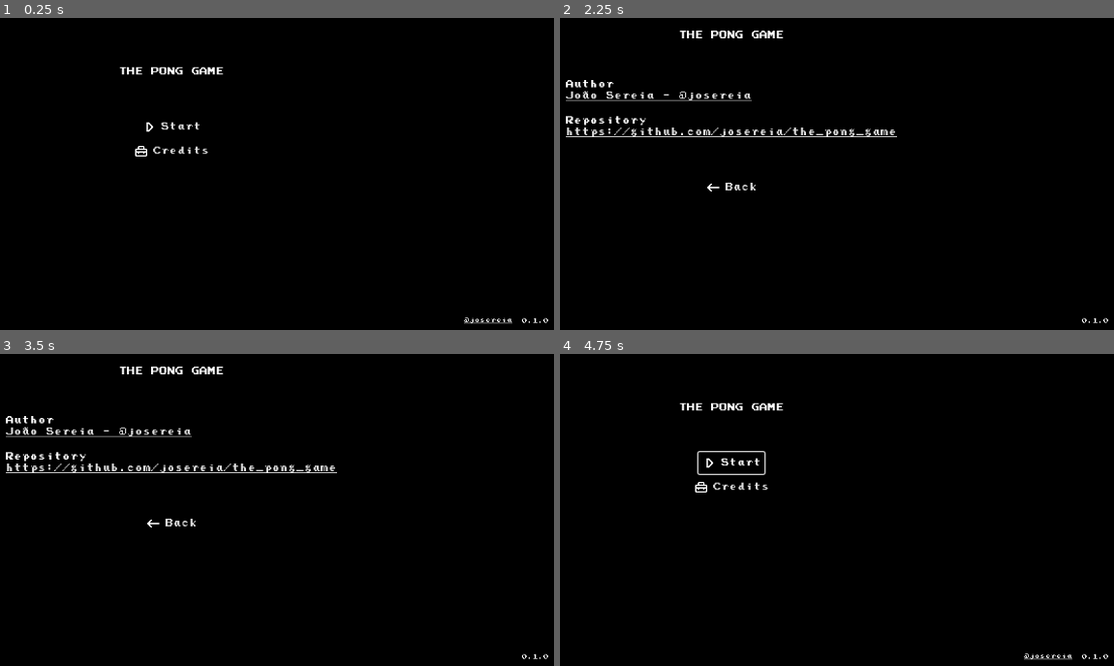
Above: before the commit, frames 1-4 (two rows, left to right).
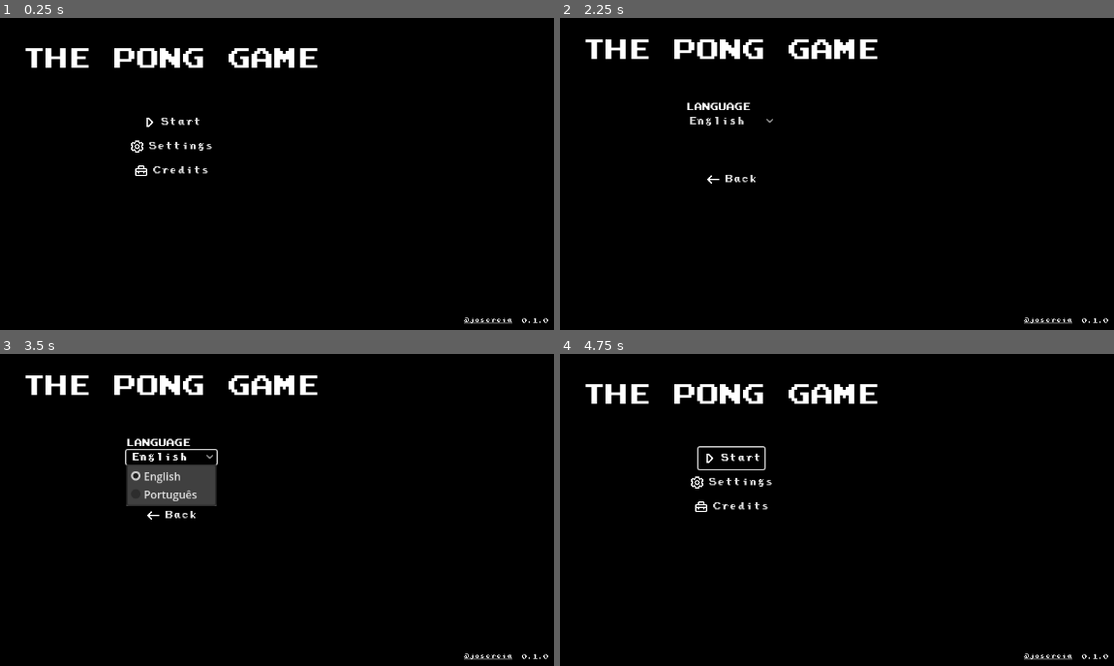
Above: after the commit, the same moments.

Repository: josereia/the_pong_game
Game: Godot game, scene res://scenes/main.tscn
Same seed, same stepped clock (60 frames per second), same inputs: the game is played once before the commit and once after it.
Inputs (mouse positions are in pixels of both pictures, inside the frame that each line leads up to):
- Up to frame 1 (0.25 s): no input
- Up to frame 2 (2.25 s): click "Credits" at 0.5 s; click "Back" at 1.25 s; click (731, 145) at 2 s, where only the run after the commit has a clickable "Settings"
- Up to frame 3 (3.5 s): click (171, 456) at 2.75 s, where only the run after the commit has a clickable "English"
- Up to frame 4 (4.75 s): click "Back" at 3.5 s; click "Start" at 4.25 s

The runs differ from the first frame. In frame 1, 2.7% of the frame differs, in the area x 4-58%, y 9-51%; in frame 2, 4.4%; in frame 3, 6.4%, in the area x 1-93%, y 4-99%; in frame 4, 3.1%.

Commit message:
feat(scenes/settings): add the settings scene with language selector

Diff:
--- a/scenes/credits.tscn
+++ b/scenes/credits.tscn
@@ -34,7 +34,7 @@
 [node name="Title" type="Label" parent="CenterContainer"]
 layout_mode = 2
 theme = ExtResource("1_vwpw4")
-theme_type_variation = &"HeaderLarge"
+theme_override_font_sizes/font_size = 34
 text = "The Pong Game"
 horizontal_alignment = 1
 vertical_alignment = 1
@@ -53,7 +53,6 @@
 [node name="RepositoryLabel" type="Label" parent="CenterContainer/VBoxContainer/AuthorContainer"]
 layout_mode = 2
 theme = ExtResource("1_vwpw4")
-theme_override_font_sizes/font_size = 12
 text = "AUTHOR"
 vertical_alignment = 1
 
@@ -70,7 +69,6 @@
 [node name="RepositoryLabel" type="Label" parent="CenterContainer/VBoxContainer/RepositoryContainer"]
 layout_mode = 2
 theme = ExtResource("1_vwpw4")
-theme_override_font_sizes/font_size = 12
 text = "REPOSITORY"
 vertical_alignment = 1
 
--- a/scenes/main.tscn
+++ b/scenes/main.tscn
@@ -1,8 +1,9 @@
-[gd_scene load_steps=5 format=3 uid="uid://blpyqrycddmlj"]
+[gd_scene load_steps=6 format=3 uid="uid://blpyqrycddmlj"]
 
 [ext_resource type="Theme" uid="uid://cgyjt8d4iodac" path="res://styles/theme.tres" id="1_luhml"]
 [ext_resource type="Script" path="res://scripts/main.gd" id="1_xt7vi"]
 [ext_resource type="Texture2D" uid="uid://b12ierx2ee0h" path="res://assets/play.png" id="2_jfqm4"]
+[ext_resource type="Texture2D" uid="uid://orqsbn61l8vv" path="res://assets/settings.png" id="4_yiryf"]
 [ext_resource type="Texture2D" uid="uid://chixswvfni3fn" path="res://assets/suitcase.png" id="5_uf8sb"]
 
 [node name="Main" type="Control"]
@@ -31,7 +32,7 @@
 [node name="Title" type="Label" parent="CenterContainer"]
 layout_mode = 2
 theme = ExtResource("1_luhml")
-theme_type_variation = &"HeaderLarge"
+theme_override_font_sizes/font_size = 34
 text = "The Pong Game"
 horizontal_alignment = 1
 vertical_alignment = 1
@@ -49,6 +50,15 @@
 theme = ExtResource("1_luhml")
 text = "START"
 icon = ExtResource("2_jfqm4")
+flat = true
+
+[node name="SettingsButton" type="Button" parent="CenterContainer/VBoxContainer"]
+layout_mode = 2
+size_flags_horizontal = 4
+size_flags_vertical = 4
+theme = ExtResource("1_luhml")
+text = "SETTINGS"
+icon = ExtResource("4_yiryf")
 flat = true
 
 [node name="CreditsButton" type="Button" parent="CenterContainer/VBoxContainer"]
@@ -83,4 +93,5 @@
 text = "@josereia"
 uri = "https://github.com/josereia"
 
+[connection signal="pressed" from="CenterContainer/VBoxContainer/SettingsButton" to="." method="_on_settings_button_pressed"]
 [connection signal="pressed" from="CenterContainer/VBoxContainer/CreditsButton" to="." method="_on_credits_button_pressed"]
--- /dev/null
+++ b/scenes/settings.tscn
@@ -0,0 +1,99 @@
+[gd_scene load_steps=4 format=3 uid="uid://bpuw7jd3803au"]
+
+[ext_resource type="Script" path="res://scripts/settings.gd" id="1_vtn88"]
+[ext_resource type="Theme" uid="uid://cgyjt8d4iodac" path="res://styles/theme.tres" id="2_qhiu2"]
+[ext_resource type="Texture2D" uid="uid://bxpnvnt8bi1an" path="res://assets/left-arrow.png" id="3_cu2uc"]
+
+[node name="Settings" type="Control"]
+layout_mode = 3
+anchors_preset = 15
+anchor_right = 1.0
+anchor_bottom = 1.0
+grow_horizontal = 2
+grow_vertical = 2
+script = ExtResource("1_vtn88")
+
+[node name="ColorRect" type="ColorRect" parent="."]
+custom_minimum_size = Vector2(1152, 648)
+offset_right = 1152.0
+offset_bottom = 648.0
+color = Color(0, 0, 0, 1)
+
+[node name="CenterContainer" type="VBoxContainer" parent="."]
+custom_minimum_size = Vector2(1152, 648)
+offset_right = 1152.0
+offset_bottom = 648.0
+size_flags_horizontal = 3
+size_flags_vertical = 3
+theme = ExtResource("2_qhiu2")
+theme_override_constants/separation = 60
+alignment = 1
+
+[node name="TitleLabel" type="Label" parent="CenterContainer"]
+layout_mode = 2
+theme = ExtResource("2_qhiu2")
+theme_override_font_sizes/font_size = 34
+text = "The Pong Game"
+horizontal_alignment = 1
+vertical_alignment = 1
+uppercase = true
+
+[node name="VBoxContainer" type="VBoxContainer" parent="CenterContainer"]
+layout_mode = 2
+size_flags_horizontal = 4
+size_flags_vertical = 4
+theme_override_constants/separation = 24
+
+[node name="LanguageContainer" type="VBoxContainer" parent="CenterContainer/VBoxContainer"]
+layout_mode = 2
+size_flags_vertical = 4
+
+[node name="LanguageLabel" type="Label" parent="CenterContainer/VBoxContainer/LanguageContainer"]
+layout_mode = 2
+theme = ExtResource("2_qhiu2")
+text = "LANGUAGE"
+vertical_alignment = 1
+
+[node name="LanguageOptionButton" type="OptionButton" parent="CenterContainer/VBoxContainer/LanguageContainer"]
+layout_mode = 2
+theme = ExtResource("2_qhiu2")
+flat = true
+item_count = 2
+selected = 0
+popup/item_0/text = "English"
+popup/item_0/id = 1
+popup/item_1/text = "Português"
+popup/item_1/id = 2
+
+[node name="BackButton" type="Button" parent="CenterContainer"]
+layout_mode = 2
+size_flags_horizontal = 4
+size_flags_vertical = 4
+theme = ExtResource("2_qhiu2")
+text = "BACK"
+icon = ExtResource("3_cu2uc")
+flat = true
+
+[node name="VersionLabel" type="Label" parent="."]
+offset_left = 1093.0
+offset_top = 619.0
+offset_right = 1141.0
+offset_bottom = 642.0
+theme = ExtResource("2_qhiu2")
+theme_override_font_sizes/font_size = 8
+text = "v0.0.0"
+horizontal_alignment = 1
+vertical_alignment = 1
+
+[node name="CreditsLinkButton" type="LinkButton" parent="."]
+offset_left = 1011.0
+offset_top = 625.0
+offset_right = 1083.0
+offset_bottom = 637.0
+theme = ExtResource("2_qhiu2")
+theme_override_font_sizes/font_size = 8
+text = "@josereia"
+uri = "https://github.com/josereia"
+
+[connection signal="item_selected" from="CenterContainer/VBoxContainer/LanguageContainer/LanguageOptionButton" to="." method="_on_language_option_button_item_selected"]
+[connection signal="pressed" from="CenterContainer/BackButton" to="." method="_on_back_button_pressed"]
--- a/scripts/main.gd
+++ b/scripts/main.gd
@@ -5,3 +5,6 @@
 
 func _on_credits_button_pressed() -> void:
 	get_tree().change_scene_to_file('res://scenes/credits.tscn')
+
+func _on_settings_button_pressed() -> void:
+	get_tree().change_scene_to_file('res://scenes/settings.tscn')
--- /dev/null
+++ b/scripts/settings.gd
@@ -0,0 +1,11 @@
+extends Control
+
+func _ready() -> void:
+	$CenterContainer/VBoxContainer/LanguageContainer/LanguageOptionButton.select(Utils.getLocale())
+	$VersionLabel.text = Utils.getGameVersion()
+
+func _on_back_button_pressed() -> void:
+	get_tree().change_scene_to_file('res://scenes/main.tscn')
+
+func _on_language_option_button_item_selected(index: int) -> void:
+	Utils.setLocale(Utils.Locales.values()[index])
